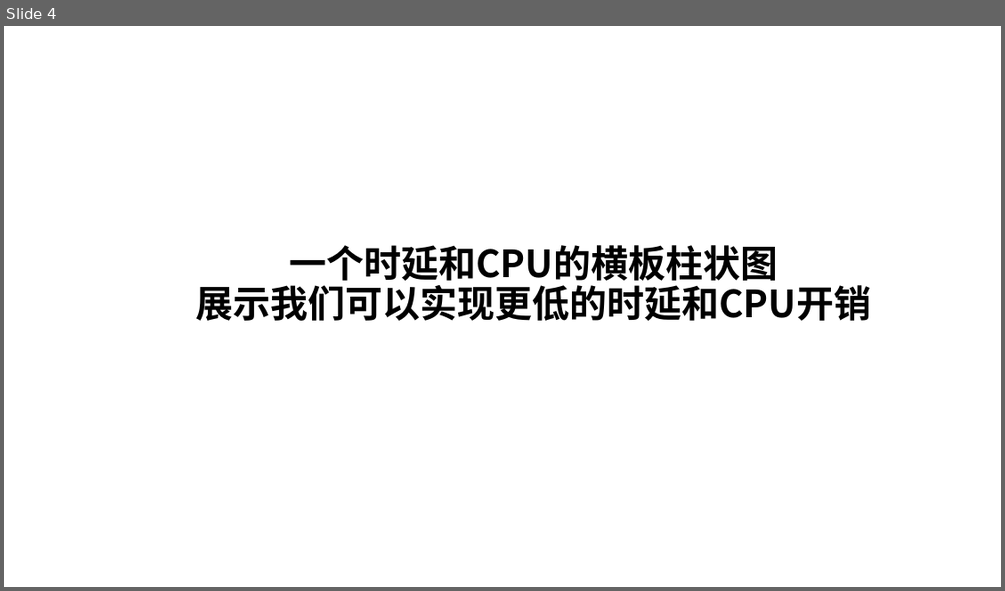
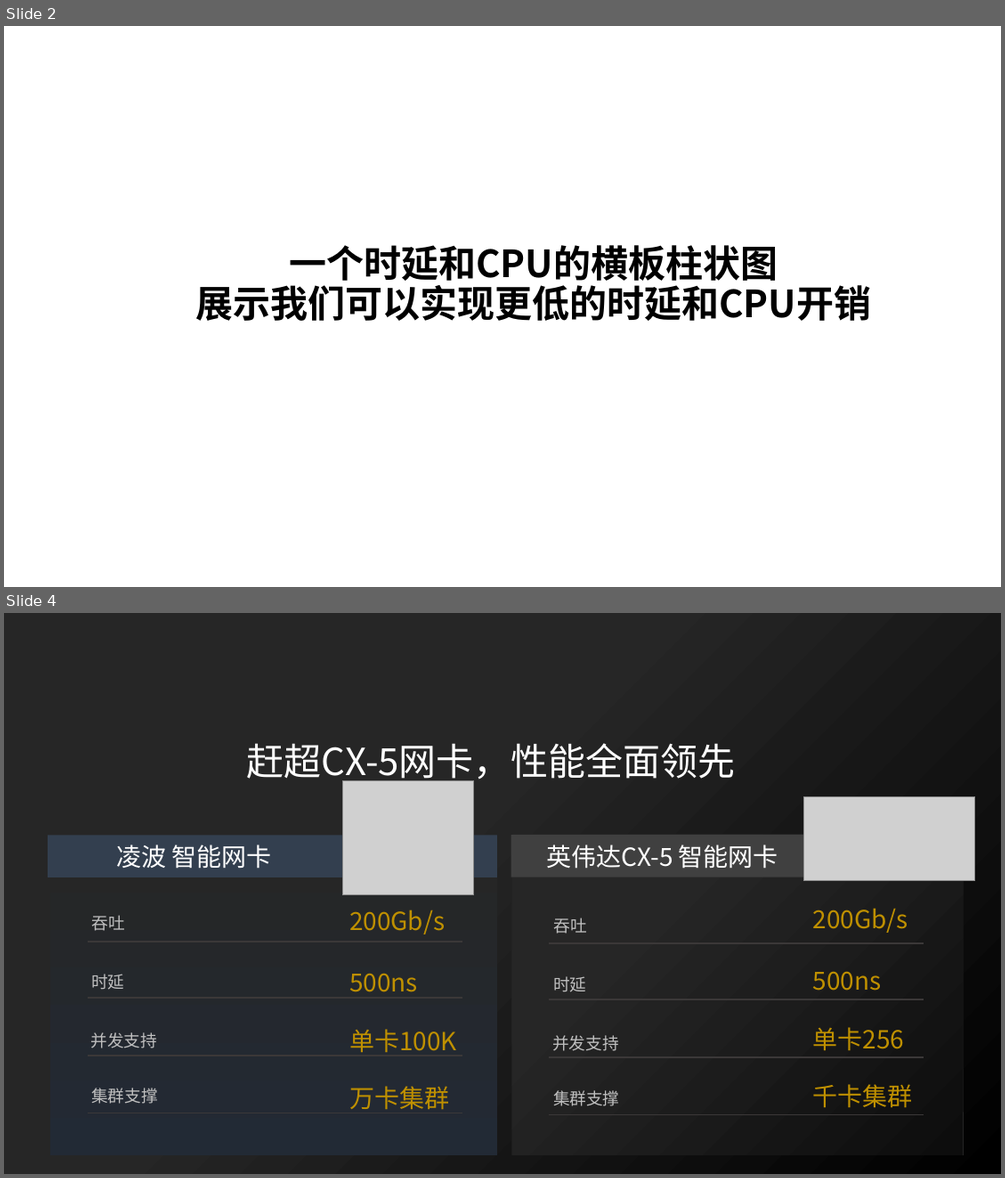
Before and after one commit to TJU-solide/RNIC_PPT, a slide deck: 解决方案PPT.pptx. Shown one above the other, each under a label of ours: slide 4 before the commit, slides 2 and 4 after it; the slides between them are not shown. The pictures are 1005x591 and 1005x1178 pixels, drawn with LibreOffice and Linux fonts; fonts in the diff are those of the drawing; grey boxes stand for pictures. Boxes give left, top, right and bottom in pixels: in the first picture for what was removed or moved away, otherwise in the second. Text is boxed around its words. In the diff, an @@ line names an element or a change of style, - is before the commit and + after.

```diff
--- a/解决方案PPT.pptx
+++ b/解决方案PPT.pptx
@@ slide 4 added at (4,613,1001,1174), background #000000 @@
@@ rectangle added at (4,613,1001,1174), fill gradient #000000 to #262626 @@
@@ text added at (247,743,736,785), 36 pt, text #FFFFFF @@
+赶超CX-5网卡，性能全面领先
@@ picture added at (342,780,474,895) @@
@@ picture added at (803,796,975,880) @@
@@ rectangle added at (48,835,498,877), fill #333F50, 24 pt, text #FFFFFF @@
+凌波 智能网卡
@@ rectangle added at (50,835,498,1155), fill gradient #222A35 to #262626 to #333F50 @@
@@ rectangle added at (511,835,964,877), fill #404040, 24 pt, text #FFFFFF @@
+英伟达CX-5 智能网卡
@@ rectangle added at (512,834,963,1154), fill gradient #808080 to #0D0D0D to #262626 @@
@@ text added at (92,915,125,931), 16 pt, text #BFBFBF @@
+吞吐
@@ text added at (349,909,445,934), 24 pt, text #BF9000 @@
+200Gb/s
@@ text added at (554,917,587,933), 16 pt, text #BFBFBF @@
+吞吐
@@ text added at (813,908,908,933), 24 pt, text #BF9000 @@
+200Gb/s
@@ line added from (88, 941) to (463, 941), #3B3838 1.5 pt @@
@@ line added from (549, 943) to (923, 943), #3B3838 1.5 pt @@
@@ text added at (91,973,124,989), 16 pt, text #BFBFBF @@
+时延
@@ text added at (349,973,418,992), 24 pt, text #BF9000 @@
+500ns
@@ text added at (553,976,586,992), 16 pt, text #BFBFBF @@
+时延
@@ text added at (813,971,882,990), 24 pt, text #BF9000 @@
+500ns
@@ line added from (88, 997) to (463, 997), #3B3838 1.5 pt @@
@@ line added from (549, 999) to (923, 999), #3B3838 1.5 pt @@
@@ text added at (90,1032,156,1048), 16 pt, text #BFBFBF @@
+并发支持
@@ text added at (349,1029,457,1052), 24 pt, text #BF9000 @@
+单卡100K
@@ text added at (552,1035,618,1051), 16 pt, text #BFBFBF @@
+并发支持
@@ text added at (813,1027,905,1050), 24 pt, text #BF9000 @@
+单卡256
@@ line added from (88, 1055) to (463, 1055), #3B3838 1.5 pt @@
@@ line added from (549, 1057) to (923, 1057), #3B3838 1.5 pt @@
@@ text added at (91,1087,157,1103), 16 pt, text #BFBFBF @@
+集群支撑
@@ text added at (349,1086,449,1109), 24 pt, text #BF9000 @@
+万卡集群
@@ text added at (553,1090,619,1106), 16 pt, text #BFBFBF @@
+集群支撑
@@ text added at (813,1084,913,1108), 24 pt, text #BF9000 @@
+千卡集群
@@ line added from (88, 1112) to (463, 1112), #3B3838 1.5 pt @@
@@ line added from (549, 1115) to (923, 1115), #3B3838 1.5 pt @@
@@ what was slide 4 is now slide 2 @@
```
Also in this commit, not shown: 2 other slides added, 2 slides removed, 4 other files.
